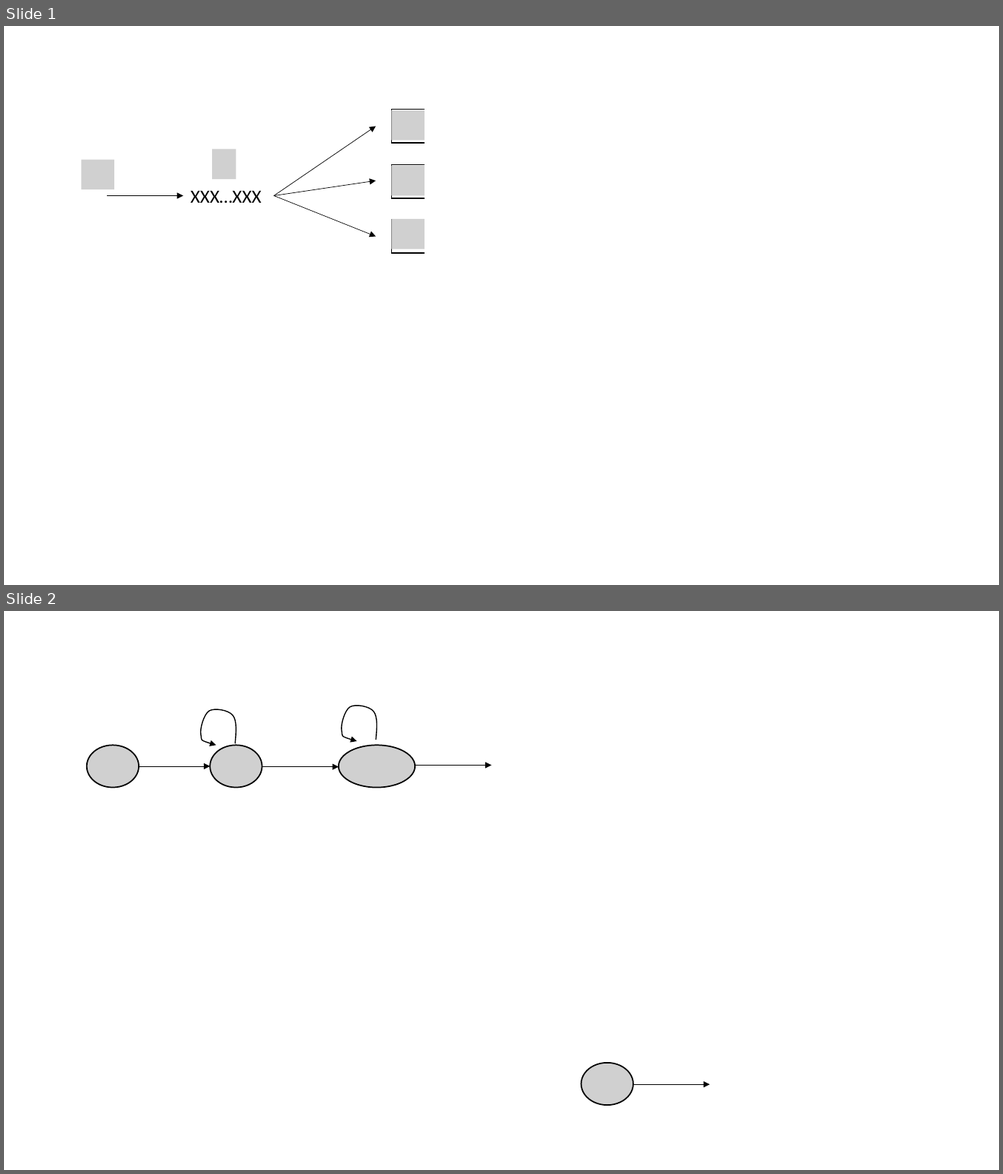
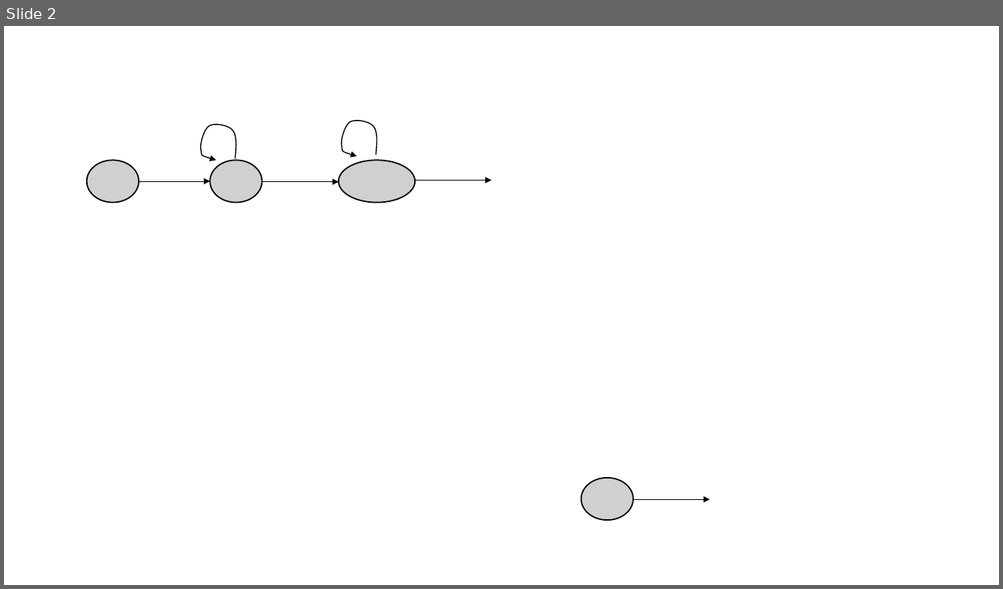
Before and after one commit to smturro2/ie-413, a slide deck: project/Graph.pptx. Shown one above the other, each under a label of ours: slides 1 and 2 before the commit, slide 2 after it. The pictures are 1003x1174 and 1003x589 pixels, drawn with LibreOffice and Linux fonts; fonts in the diff are those of the drawing; grey boxes stand for pictures. Boxes give left, top, right and bottom in pixels: in the first picture for what was removed or moved away, otherwise in the second. Text is boxed around its words. In the diff, an @@ line names an element or a change of style, - is before the commit and + after.

```diff
--- a/project/Graph.pptx
+++ b/project/Graph.pptx
@@ slide 1 removed at <box>4,26,999,585</box>, background #FFFFFF @@
@@ line removed from (424, 110) to (391, 110) @@
@@ line removed from (391, 143) to (391, 110) @@
@@ picture removed at <box>391,110,424,140</box> @@
@@ arrow removed from (274, 196) to (375, 126) @@
@@ picture removed at <box>212,149,236,179</box> @@
@@ line removed from (424, 143) to (391, 143) @@
@@ picture removed at <box>82,159,114,190</box> @@
@@ arrow removed from (274, 196) to (375, 181) @@
@@ line removed from (424, 165) to (391, 165) @@
@@ line removed from (391, 198) to (391, 165) @@
@@ picture removed at <box>391,166,424,195</box> @@
@@ arrow removed from (107, 196) to (183, 196) @@
@@ text removed at <box>190,190,262,203</box> @@
-XXX…XXX
@@ arrow removed from (274, 196) to (375, 236) @@
@@ line removed from (424, 198) to (391, 198) @@
@@ line removed from (424, 220) to (391, 220) @@
@@ line removed from (391, 254) to (391, 220) @@
@@ picture removed at <box>391,219,424,249</box> @@
@@ line removed from (424, 254) to (391, 254) @@
```
Also in this commit, not shown: 2 slides added, 2 other files.
